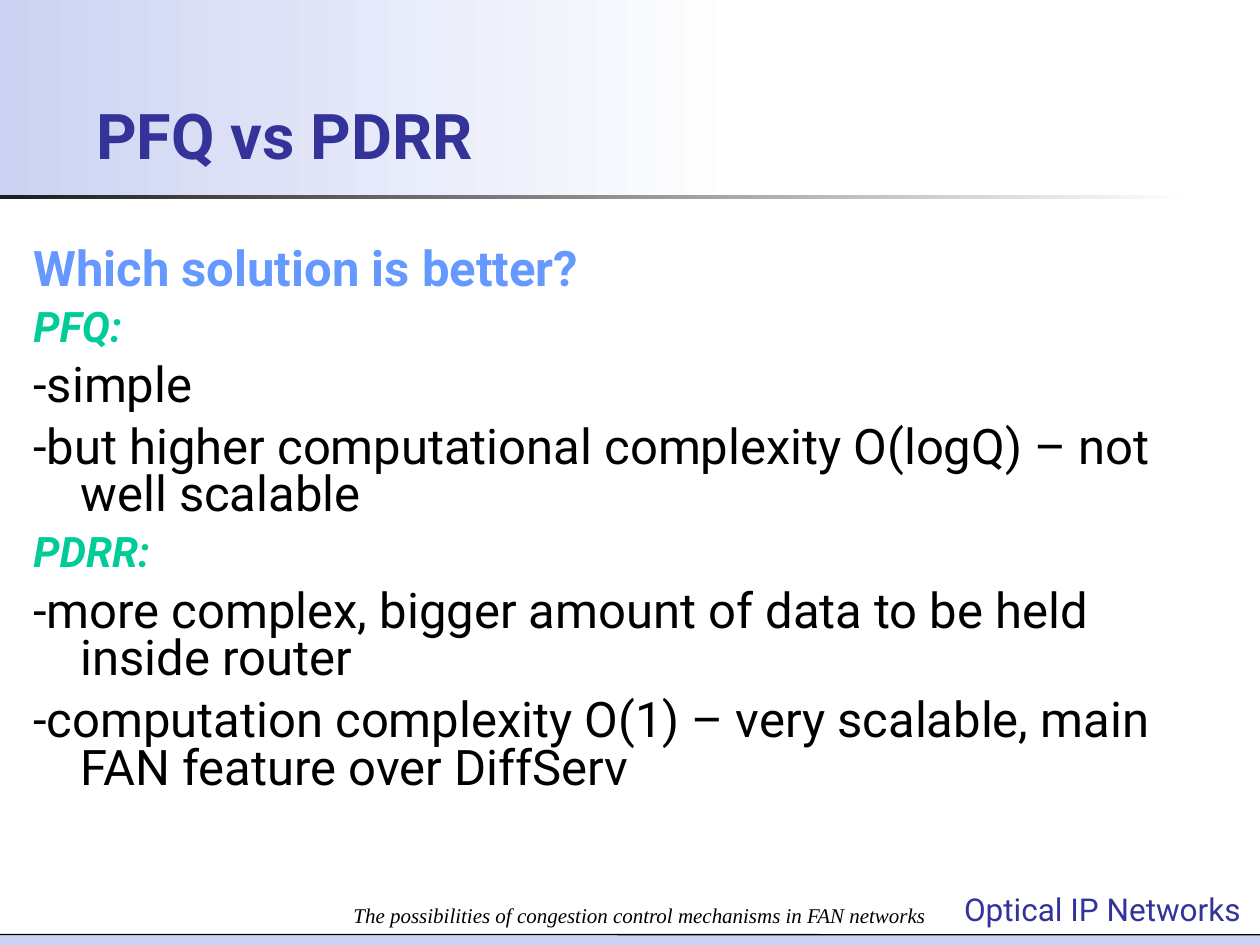
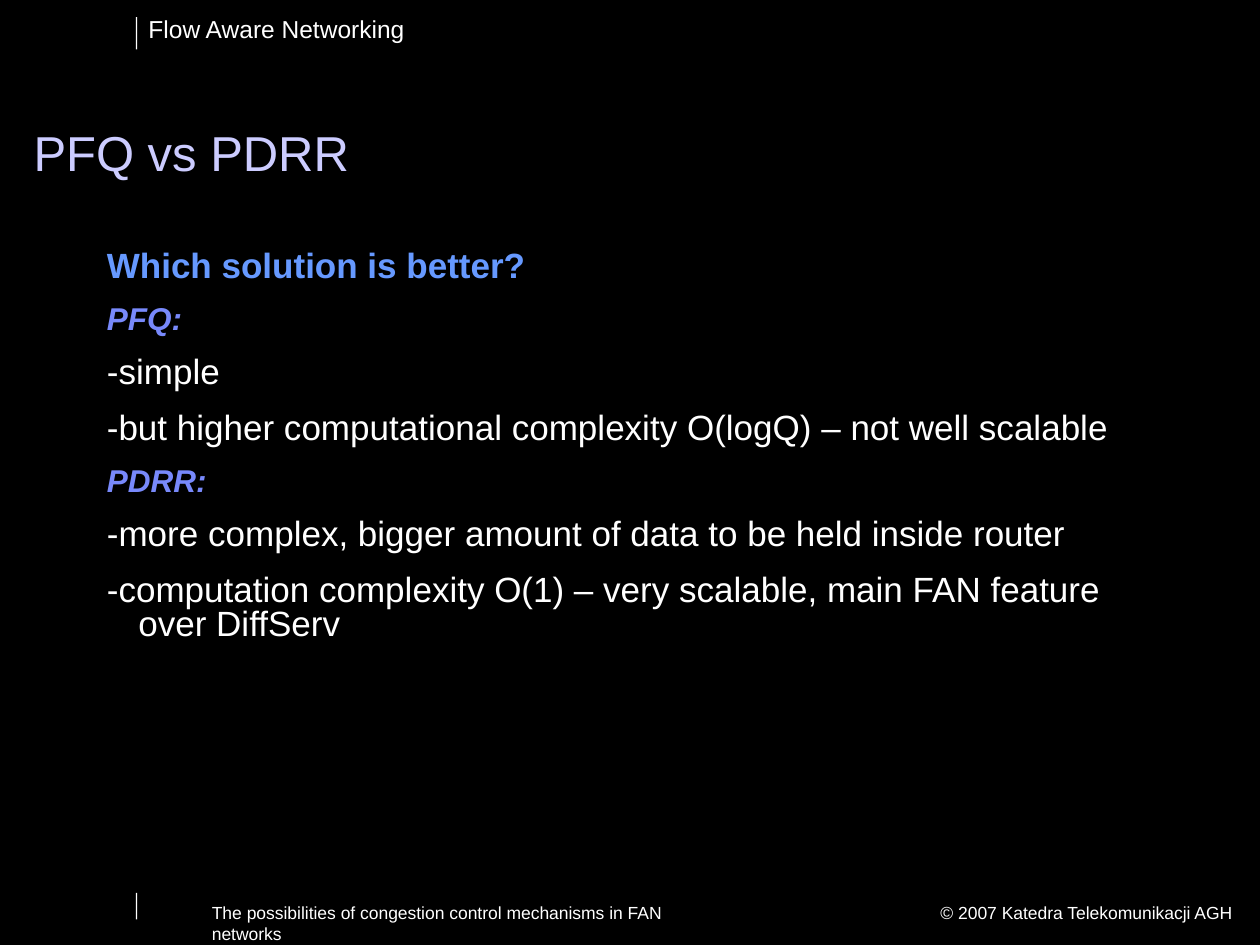
Before and after one commit to jpalider/fansimulator, a slide deck: slide 15 of seminarium/Optical IP Networks - FAN presentation_Dominik.ppt (slide 10 before the commit). Drawn at 1260x945 pixels with LibreOffice and Linux fonts; fonts in the diff are those of the drawing; background and template pictures are left out. Boxes give left, top, right and bottom in pixels: in the first picture for what was removed or moved away, otherwise in the second. Text is boxed around its words. In the diff, an @@ line names an element or a change of style, - is before the commit and + after.

```diff
--- a/seminarium/Optical IP Networks - FAN presentation_Dominik.ppt
+++ b/seminarium/Optical IP Networks - FAN presentation_Dominik.ppt
@@ background #FFFFFF to #000000 @@
@@ rectangle removed at (0, 0, 746, 199) @@
@@ line added from (136, 18) to (136, 49), #FFFFFF 0.74 pt @@
@@ text added at (148, 20, 405, 43), 14 pt, text #FFFFFF @@
+Flow Aware Networking
@@ title "PFQ vs PDRR": place and size @@
-title "PFQ vs PDRR" at (96, 113, 473, 167)
+title "PFQ vs PDRR" at (34, 136, 349, 181)
@@ title "PFQ vs PDRR" at (34, 136, 349, 181): size 36 to 28 pt, font Roboto to Arial, text colour #333399 to #CCCCFF, bold off; line spacing 1.01 to 0.9 @@
@@ rectangle removed at (0, 195, 1191, 200) @@
@@ text "Which solution is better?": place and size @@
-text "Which solution is better?" at (33, 249, 1150, 786)
+text "Which solution is better?" at (107, 252, 1108, 637)
@@ text "Which solution is better?" at (107, 252, 1108, 637): size 28 to 20 pt, font Roboto to Arial; size 24 to 18 pt, text colour #00CC99 to #7889FB in "PFQ:", "PDRR:"; text colour #000000 to #FFFFFF in "-simple", "-but higher computational complexity O(logQ) – not ...", "-more complex, bigger amount of data to ...", "-computation complexity O(1) – very scalable, main ..."; indent changed; more space between paragraphs @@
@@ line added from (136, 893) to (136, 920), #FFFFFF 0.74 pt @@
@@ text "The possibilities of congestion control ...": place and size @@
-text "The possibilities of congestion control ..." at (353, 908, 925, 928)
+text "The possibilities of congestion control ..." at (212, 906, 662, 940)
@@ text "The possibilities of congestion control ..." at (212, 906, 662, 940): size 12 to 10 pt, font Times New Roman to Arial, text colour #000000 to #FFFFFF, italic off; alignment centre to left; vertical alignment bottom to top @@
@@ text removed at (964, 897, 1241, 928) @@
-Optical IP Networks
@@ text added at (958, 906, 1232, 923), 10 pt, text #FFFFFF @@
+© 2007 Katedra Telekomunikacji AGH
@@ rectangle removed at (0, 935, 1260, 945) @@
@@ line removed from (0, 935) to (1260, 935) @@
```
Also in this commit, not shown: 10 other slides changed, 6 slides added.
